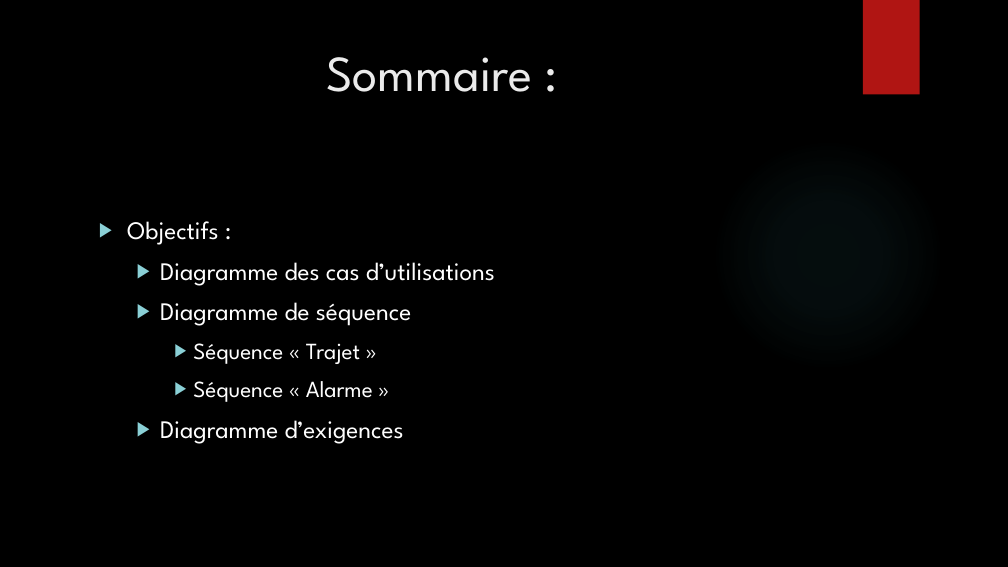
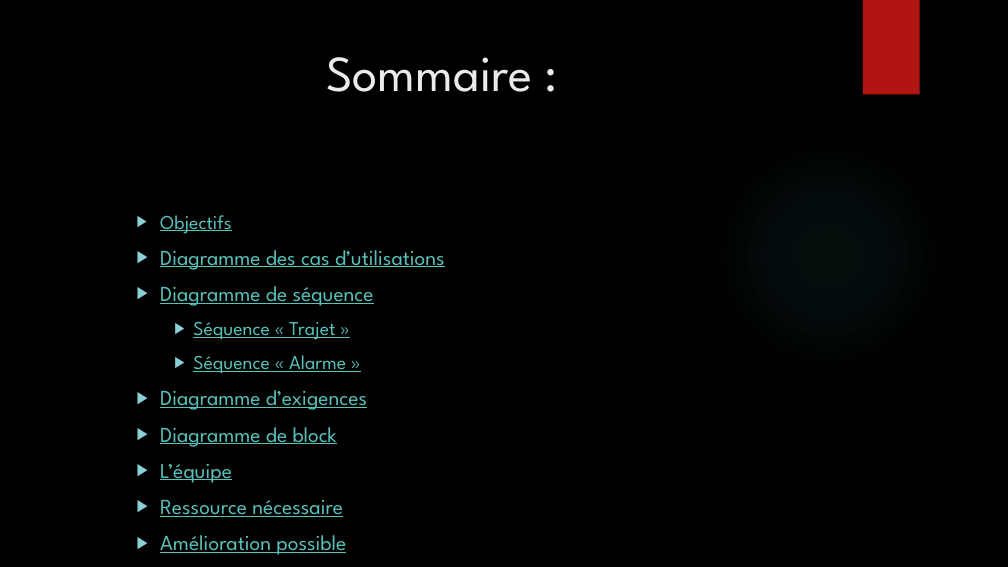
Before and after one commit to DoriolDenis/projetMotoConnectee, a slide deck: slide 2 of moto_connectee.pptx. Drawn at 1008x567 pixels with LibreOffice and Linux fonts; fonts in the diff are those of the drawing; background and template pictures are left out. Boxes give left, top, right and bottom in pixels: in the first picture for what was removed or moved away, otherwise in the second. Text is boxed around its words. In the diff, an @@ line names an element or a change of style, - is before the commit and + after.

```diff
--- a/moto_connectee.pptx
+++ b/moto_connectee.pptx
@@ text at (160, 215, 231, 234): text changed; size 24 to 18.7 pt; text colour #FFFFFF to #58C1BA @@
-▶ Objectifs :
+  ▶ Objectifs
@@ text at (160, 250, 445, 410): size 24 to 20.4 pt in "Diagramme des cas d’utilisations", "Diagramme de séquence", "Diagramme d’exigences"; text colour #FFFFFF to #58C1BA, underline on in "Diagramme des cas d’utilisations", "Diagramme de séquence", "Séquence « Trajet »", "Séquence « Alarme »" and 1 more places; size 22 to 18.7 pt in "Séquence « Trajet »", "Séquence « Alarme »" @@
@@ text at (160, 427, 343, 517): paragraphs added @@
+  ▶ Diagramme de block
+  ▶ L’équipe
+  ▶ Ressource nécessaire
+  ▶ Amélioration possible
```
Also in this commit, not shown: 4 other slides changed, 11 slides added, 2 slides removed, 4 other files.
